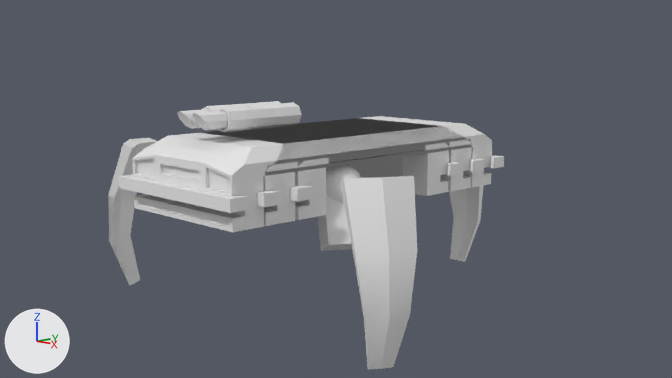
One commit to the Blender file vehicles.blend: the scene before it, then after it.
The view is the same before and after, from the file's camera 'Camera'. Lighting does not change. The marker at lower left points along +X, +Y and +Z. The same objects are shown in both versions, whatever each file hides. Materials are left out; every surface is plain grey.

The older version as bpy lines, for what is in view:
```python
me_cube_001 = bpy.data.meshes.new('Cube.001')
me_cube_001.from_pydata(...)  # 104 vertices, 85 faces; spans x 0.0..1.33, y -2.38..0.0, z -0.43..0.63
me_cube_004 = bpy.data.meshes.new('Cube.004')
me_cube_004.from_pydata(...)  # 104 vertices, 85 faces; spans x 0.0..1.33, y -2.95..0.0, z -0.43..0.63
me_cube_018 = bpy.data.meshes.new('Cube.018')
me_cube_018.from_pydata(...)  # 32 vertices, 32 faces, 2 loose edges; spans x -0.88..3.34, y -0.62..0.62, z -7.2..1.63
me_cube_018.polygons.foreach_set('use_smooth', [True] * 32)
ob_car___four_wheels = bpy.data.objects.new('Car - Four Wheels', me_cube_004)
ob_car___four_wheels.location = (0.0, 0.0, 0.0)
_m = ob_car___four_wheels.modifiers.new('Mirror', 'MIRROR')
_m.use_axis = (True, True, False)
_m.use_clip = True
ob_car___three_wheels = bpy.data.objects.new('Car - Three Wheels', me_cube_001)
ob_car___three_wheels.location = (0.0, 0.0, 0.0)
_m = ob_car___three_wheels.modifiers.new('Mirror', 'MIRROR')
_m.use_axis = (True, True, False)
_m.use_clip = True
ob_foot_002 = bpy.data.objects.new('Foot.002', me_cube_018)
ob_foot_002.location = (-2.82, -1.79, -0.07)
ob_foot_002.rotation_euler = (0.0, 0.393, 0.524)  # degrees (0, 23, 30)
ob_foot_002.scale = (0.228, 0.745, 0.264)
# also in view: 'Foot' at (0.0, 3.46, -0.86); 'Hip Drop.001' at (1.05, -0.72, -0.55); 'Foot.001' at (2.85, -1.74, -0.86); 'Ball Joint.001' at (0.9, -0.63, -0.12); 'Barrel' at (0.0, -1.74, 0.93)
```
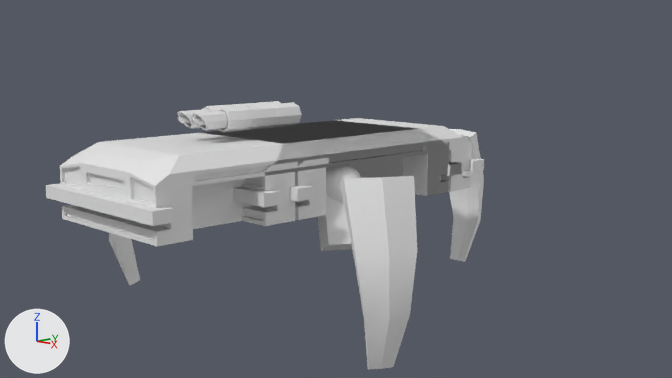
Location of each change, [x1, y1, x2, y2] in pixels of the pictures (672 x 378 px):
```json
{"object": "Car - Four Wheels", "change": "reshaped, moved, modifiers changed", "before": [119, 116, 504, 232], "after": [46, 121, 456, 247], "on screen": "6% wider, 9% taller"}
{"part": 1, "of": "me_cube_004", "change": "added", "after": [46, 121, 456, 232]}
{"object": "Foot.002", "change": "unchanged, covered by the edit", "before": [108, 138, 157, 285], "after": [109, 233, 140, 285]}
```

Edits to the scene script, one JSON object a line:
```json
{"block": "me_cube_004", "where": "# used by ob_car___four_wheels; location = (0.0, 0.0, 0.0)"}
{"op": "remove", "block": "me_cube_004", "code": "me_cube_004.from_pydata(...)  # 104 vertices, 85 faces; spans x 0.0..1.33, y -2.95..0.0, z -0.43..0.63"}
{"op": "add", "block": "me_cube_004", "code": "me_cube_004.from_pydata(...)  # 342 vertices, 340 faces; spans x -1.33..1.33, y -2.95..2.95, z -0.43..0.63"}
{"block": "me_cube_004", "change": "me_cube_004 part 1: 238 vertices added at x -1.33..1.33, y -2.95..2.95, z -0.43..0.63"}
{"op": "remove", "block": "ob_car___four_wheels", "code": "_m = ob_car___four_wheels.modifiers.new('Mirror', 'MIRROR')"}
{"op": "remove", "block": "ob_car___four_wheels", "code": "_m.use_axis = (True, True, False)"}
{"op": "remove", "block": "ob_car___four_wheels", "code": "_m.use_clip = True"}
{"op": "set", "path": "ob_car___four_wheels.location", "old": "(0.0, 0.0, 0.0)", "new": "(0.0, -1.16, 0.0)"}
```
